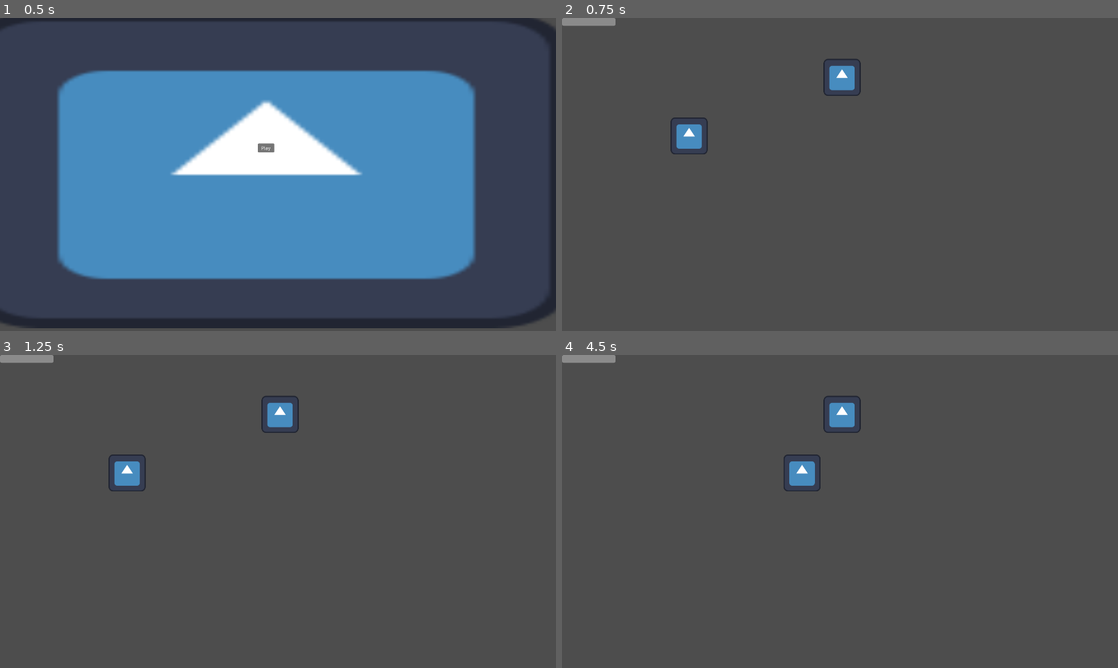
Above: before the commit, frames 1-4 (two rows, left to right).
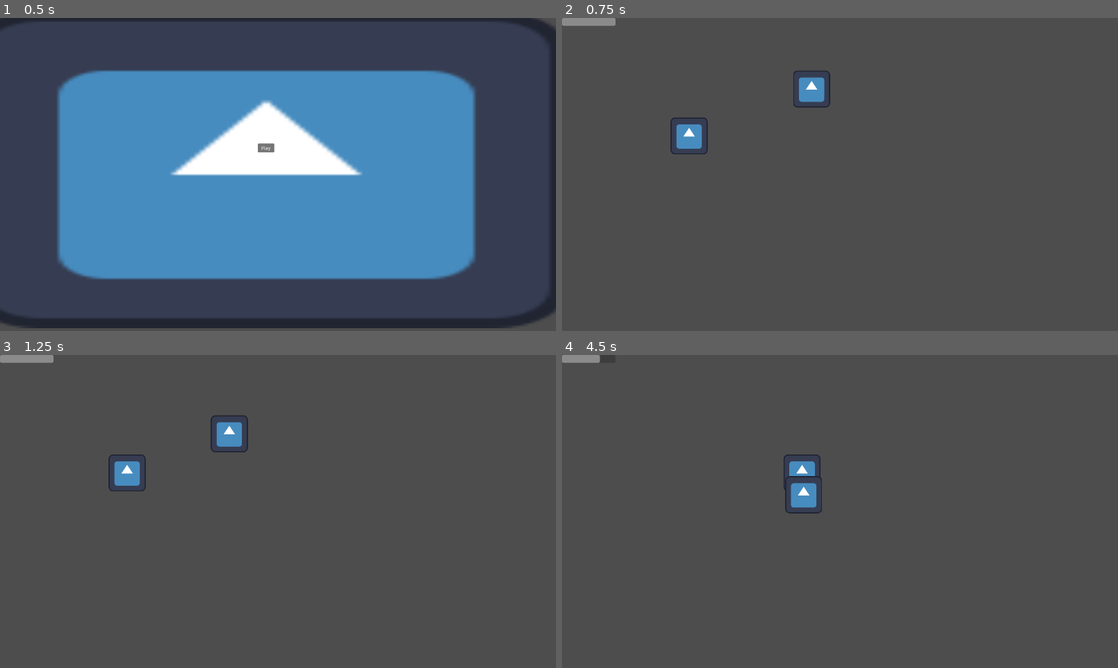
Above: after the commit, the same moments.

Repository: 22218-Burnside/12DTG-2025-Game-Jam
Game: Godot game, scene res://prefabs/world.tscn
The game is run twice, just before and just after one commit, with the same random seed, the same clock (stepped at 60 frames per second) and the same inputs. The engine's default icon, where the game draws it, is replaced by a stand-in: a white triangle on a blue panel in a dark square.
Inputs:
- Up to frame 1 (0.5 s): no input
- Up to frame 2 (0.75 s): click "Play" at 0.5 s
- Up to frame 3 (1.25 s): no input
- Up to frame 4 (4.5 s): hold D (right) 1.28-2.03 s; hold S (down) 2.03-2.78 s; hold D (right) 2.78-3.53 s; hold W (up) 3.53-4.28 s; hold A (left) from 4.28 s (still down)

Frame 1 is identical in both runs. In frame 2, 0.9% of the frame differs, in the area x 41-54%, y 13-29%; in frame 3, 0.9%; in frame 4, 1.1%, in the area x 6-54%, y 0-51%.

Commit message:
made the enemy move towards the player

Diff:
--- a/scripts/enemy.gd
+++ b/scripts/enemy.gd
@@ -1,10 +1,24 @@
 extends Area2D
+
+
 var damage = 10
+
+const SPEED : int = 150
+
+
+
+var player : Node2D
+
 signal enemy_hit_player
 # Called when the node enters the scene tree for the first time.
+
+
 func _ready() -> void:
-	pass # Replace with function body.
+	player = get_parent().get_node("player")
 
+
+func _physics_process(delta: float) -> void:
+	position += SPEED * position.direction_to(player.position) * delta
 
 # Called every frame. 'delta' is the elapsed time since the previous frame.
 func _process(_delta: float) -> void:
